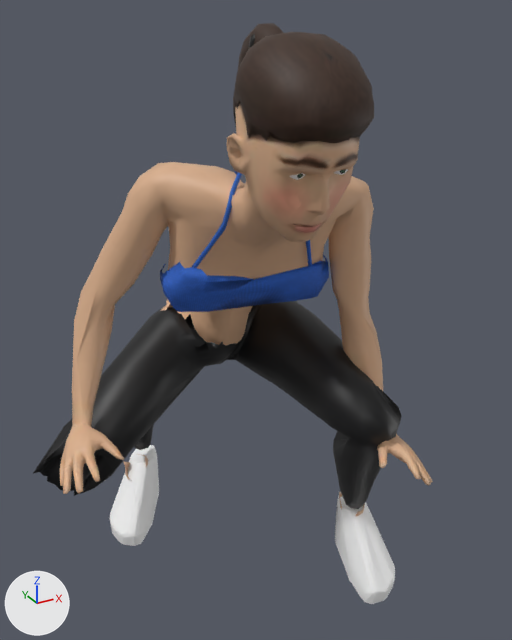
Renders of the glTF model characters/exports/gym_kayla_crowd.glb from each side of a commit.
Before and after are seen from a 50 mm lens placed at (-0.583, -1.118, 1.114), pointed at (-0.01, -0.077, 0.594). The axes (+X, +Y, +Z) are drawn at lower left. The lights are the same throughout. The first picture is the older version. Both versions are drawn at frame 0 of the action 'jump'; the numbers are the values there. Vertices at exactly the same position are counted once.

Objects in the first picture: 'gym_kayla_crowd'.
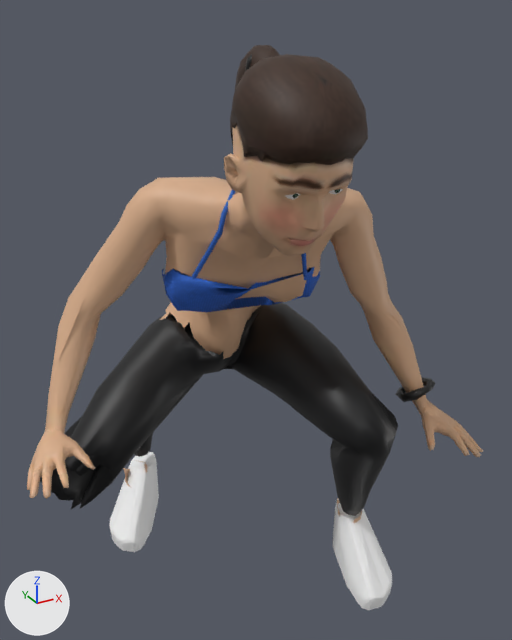
What differs and where, as boxes (x1, y1, x2, y2) in the pictures (512 x 640 px; the box of a moved part takes in the faces that stretch with it):
'gym_kayla_crowd', reshaped (14% wider): before (33, 23, 433, 604); after (27, 45, 483, 610)
part 1 of me_gym_kayla_body_013, moved or reshaped: before (123, 461, 132, 481); after (123, 468, 131, 487)
part 2 of me_gym_kayla_body_013, moved or reshaped: before (138, 454, 148, 468); after (134, 460, 147, 473)
part 3 of me_gym_kayla_body_013, moved or reshaped: before (356, 503, 365, 516); after (353, 511, 362, 523)
part 4 of me_gym_kayla_body_013, moved or reshaped: before (339, 492, 342, 510); after (337, 498, 340, 515)
part 5 of me_gym_kayla_body_013, moved or reshaped: before (233, 32, 374, 143); after (230, 54, 368, 165)
part 6 of me_gym_kayla_body_013, moved or reshaped (mostly hidden): before (248, 33, 255, 50); after (245, 54, 252, 71)
part 7 of me_gym_kayla_body_013, moved or reshaped: before (335, 493, 395, 604); after (333, 499, 392, 610)
part 8 of me_gym_kayla_body_013, moved or reshaped: before (109, 445, 159, 546); after (109, 452, 159, 552)
part 9 of me_gym_kayla_body_013, moved or reshaped (not visible before): after (395, 377, 435, 402)
part 10 of me_gym_kayla_body_013, moved or reshaped: before (33, 23, 433, 509); after (27, 45, 483, 516)

What the commit changed:
me_gym_kayla_body_013 is used by ob_gym_kayla_crowd; location (0.0, 0.0, 0.0).
me_gym_kayla_body_013 had 3302 vertices, 6423 faces and spanned x -0.418..0.252, y -0.46..0.31, z -0.01..1.097.
me_gym_kayla_body_013 now has 3302 vertices, 6423 faces and spans x -0.459..0.309, y -0.45..0.316, z -0.033..1.071.
me_gym_kayla_body_013 part 1: the loose piece of 16 vertices spanning x -0.19..-0.152, y 0.209..0.264, z 0.092..0.158 is moved by (0.0, 0.007, -0.023).
me_gym_kayla_body_013 part 2: the loose piece of 9 vertices spanning x -0.165..-0.124, y 0.206..0.263, z 0.112..0.176 is moved by (0.0, 0.007, -0.023).
me_gym_kayla_body_013 part 3: the loose piece of 16 vertices spanning x 0.188..0.228, y -0.161..-0.119, z 0.1..0.174 is moved by (0.0, 0.007, -0.023).
me_gym_kayla_body_013 part 4: the loose piece of 9 vertices spanning x 0.173..0.21, y -0.12..-0.087, z 0.107..0.181 is moved by (0.0, 0.007, -0.023).
me_gym_kayla_body_013 part 5: the loose piece of 317 vertices spanning x -0.181..-0.028, y -0.46..-0.257, z 0.905..1.089 is moved by (0.001, 0.011, -0.026).
me_gym_kayla_body_013 part 6: the loose piece of 33 vertices spanning x -0.124..-0.071, y -0.275..-0.254, z 1.042..1.094 is moved by (0.001, 0.011, -0.026).
me_gym_kayla_body_013 part 7: the loose piece of 123 vertices spanning x 0.147..0.252, y -0.273..-0.063, z -0.01..0.132 is moved by (0.0, 0.007, -0.023).
me_gym_kayla_body_013 part 8: the loose piece of 123 vertices spanning x -0.248..-0.093, y 0.118..0.31, z 0.001..0.144 is moved by (0.0, 0.007, -0.023).
me_gym_kayla_body_013 part 9: the loose piece of 30 vertices spanning x 0.112..0.185, y -0.274..-0.202, z 0.428..0.469 is turned -15.7 degrees about the y axis through its middle, then moved by (0.104, 0.011, 0.005).
me_gym_kayla_body_013 part 10: 2606 of 3302 vertices moved; they spanned x -0.418..0.215, y -0.447..0.281, z 0.142..1.097 and now span x -0.459..0.309, y -0.436..0.289, z 0.12..1.071; mean shift (0.006, 0.011, -0.018); largest move (0.177, -0.342, 0.354) -> (0.306, -0.331, 0.37).
Other edits to the shape of me_gym_kayla_body_013 do not show in these pictures.
